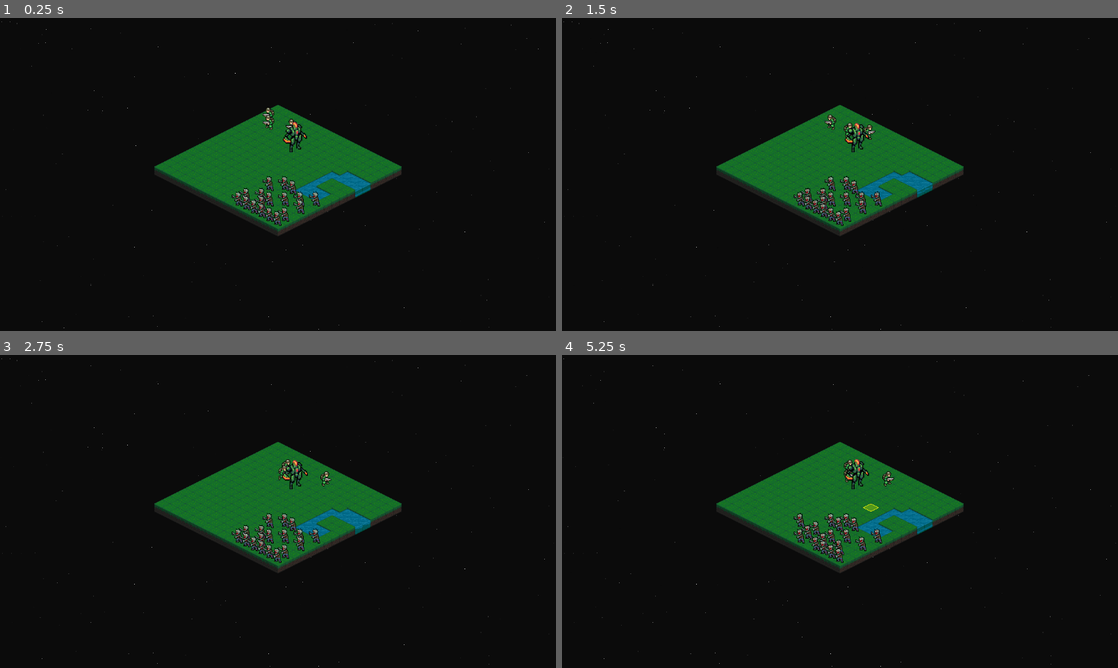
Above: before the commit, frames 1-4 (two rows, left to right).
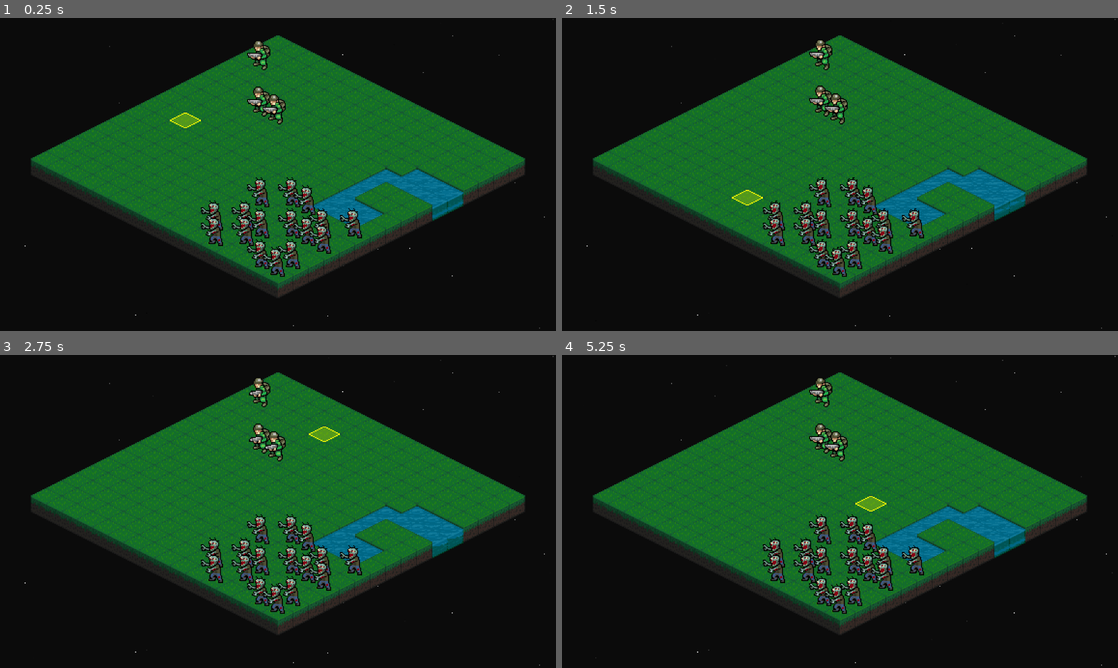
Above: after the commit, the same moments.

Repository: Tekknobot/MEKIII
Game: Godot game, scene res://scenes/Game.tscn
Same seed, same stepped clock (60 frames per second), same inputs: the game is played once before the commit and once after it.
Inputs (mouse positions are in pixels of both pictures, inside the frame that each line leads up to):
- Up to frame 1 (0.25 s): no input
- Up to frame 2 (1.5 s): move the mouse to (962, 158) at 0.52 s; click (962, 158) at 0.67 s; drag from (728, 190) to (812, 237) at 1.27 s
- Up to frame 3 (2.75 s): move the mouse to (333, 442) at 2.02 s; click (333, 442) at 2.17 s
- Up to frame 4 (5.25 s): drag from (812, 574) to (673, 464) at 2.77 s; move the mouse to (1006, 558) at 3.52 s; click (1006, 558) at 3.67 s; drag from (673, 464) to (756, 433) at 4.27 s; move the mouse to (867, 511) at 5.02 s; click (867, 511) at 5.17 s

The runs differ from the first frame. In frame 1, 31% of the frame differs, in the area x 0-100%, y 0-100%; in frame 2, 31%; in frame 3, 31%; in frame 4, 31%.

Commit message:
Random push.

Diff:
--- a/scenes/Game.tscn
+++ b/scenes/Game.tscn
@@ -135,8 +135,8 @@
 [node name="Game" type="Node2D"]
 script = ExtResource("1_400sg")
 water_blobs = 2
-mech_count = 1
-zombie_count = 18
+mech_count = 0
+zombie_count = 16
 human_scene = ExtResource("2_s0nni")
 mech_scene = ExtResource("3_aug50")
 zombie_scene = ExtResource("4_kyk2p")
@@ -177,6 +177,7 @@
 [node name="Units" type="Node2D" parent="."]
 
 [node name="Camera2D" type="Camera2D" parent="."]
+zoom = Vector2(2, 2)
 script = ExtResource("8_400sg")
 map_width = 16
 map_height = 16
@@ -184,3 +185,4 @@
 [node name="TurnManager" type="Node2D" parent="."]
 script = ExtResource("19_45i86")
 map = NodePath("..")
+start_on_ready = false
--- a/scripts/human.gd
+++ b/scripts/human.gd
@@ -4,5 +4,5 @@
 func _ready() -> void:
 	footprint_size = Vector2i(1, 1)
 	move_range = 4
-	attack_range = 5
-	attack_repeats = 3
+	attack_range = 4
+	attack_repeats = 1
